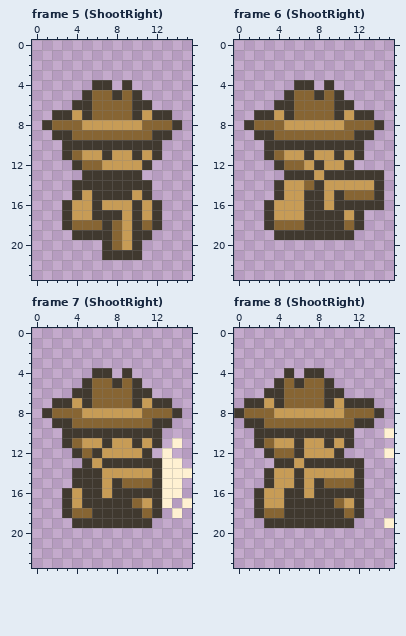
Two versions of one pixel-art file, assets/sprites/Player/Player.aseprite. The picture above is the old version.
16x24 pixels, 33 frames. Shown: frame 5 (ShootRight), frame 6 (ShootRight), frame 7 (ShootRight), frame 8 (ShootRight). The commit also changed other frames, which this record leaves out.
New version:
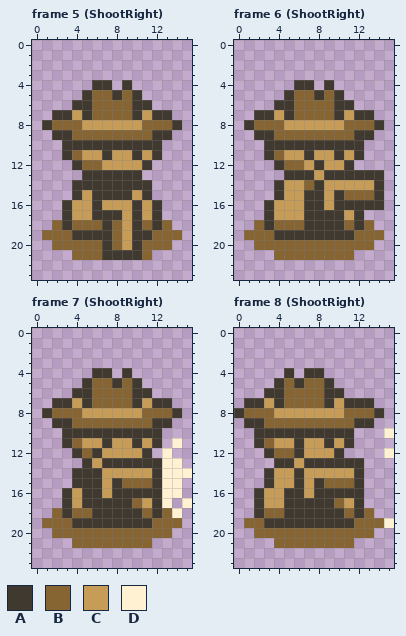
Palette (. is transparent): A #40392f  B #876533  C #c79c56  D #fff1d2
The commit says: updated barrel and adde player shadow
From old to new:
layer "Shadow" added
--- frame 5 (ShootRight), layer "Shadow"
@@ x 0..15 @@
 17 ...ACCAAACACA...
-18 ...ABBBABCABA...
-19 ....AAAABCAA....
-20 .......ABCA.....
-21 .......AAAA.....
+18 ..BABBBABCABAB..
+19 .BBBAAAABCAABBB.
+20 ..BBBBBABCABBB..
+21 ....BBBAAAAB....
 22 ................
--- frame 6 (ShootRight), layer "Shadow"
@@ x 0..15 @@
 17 ...ACCCAAAACA...
-18 ...ABBBAAAABA...
-19 ....AAAAAAAA....
-20 ................
-21 ................
+18 ..BABBBAAAABAB..
+19 .BBBAAAAAAAABBB.
+20 ..BBBBBBBBBBBB..
+21 ....BBBBBBBB....
 22 ................
--- frame 7 (ShootRight), layer "Shadow"
@@ x 0..15 @@
 17 ...ACAAAAABCAD.D
-18 ...ABBAAAAABA.D.
-19 ....AAAAAAAA....
-20 ................
-21 ................
+18 ..BABBAAAAABABD.
+19 .BBBAAAAAAAABBB.
+20 ..BBBBBBBBBBBB..
+21 ....BBBBBBBB....
 22 ................
--- frame 8 (ShootRight), layer "Shadow"
@@ x 0..15 @@
 17 ..ACCAAAAABCA...
-18 ..ABBAAAAAABA...
-19 ...AAAAAAAAA...D
-20 ................
-21 ................
+18 ..ABBAAAAAABAB..
+19 .BBAAAAAAAAABBBD
+20 ..BBBBBBBBBBBB..
+21 ....BBBBBBBB....
 22 ................
